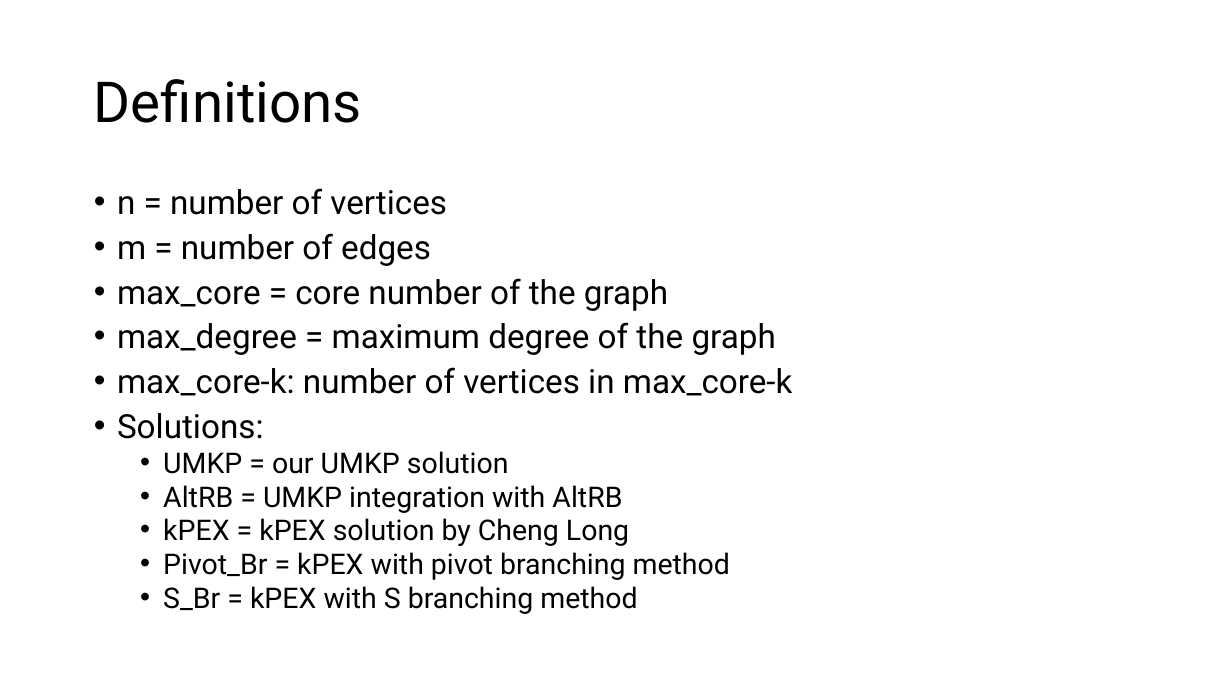
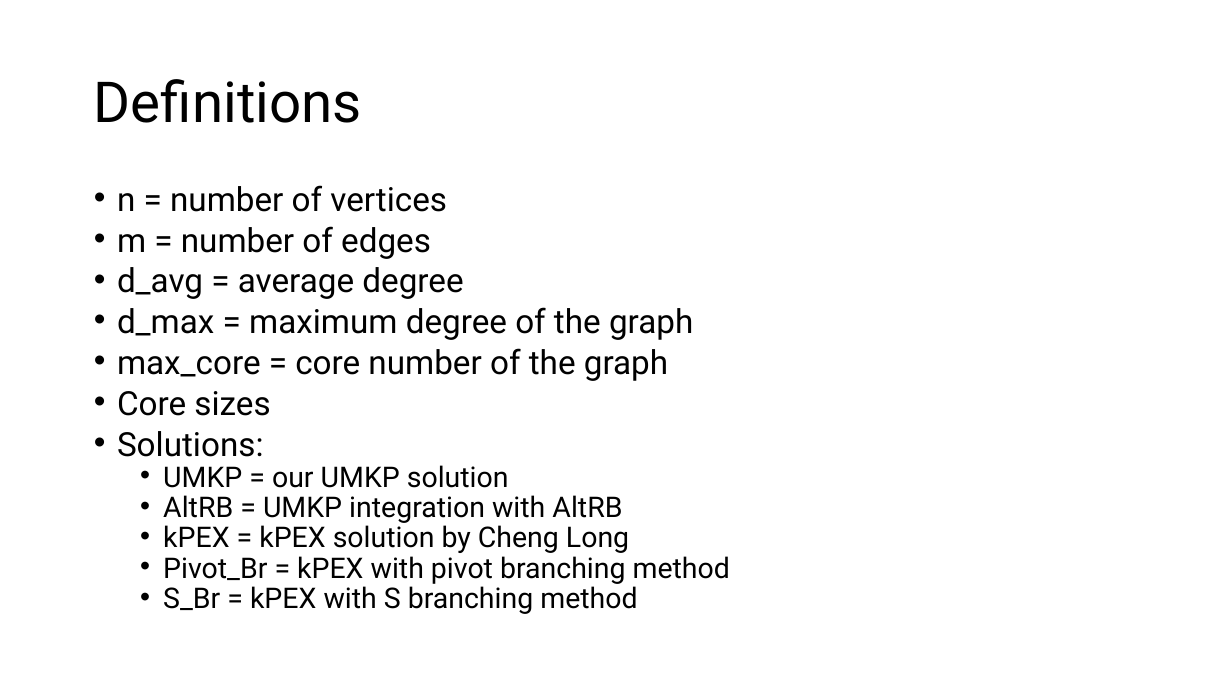
Before and after one commit to akhlaqueak/MaxKPlex, a slide deck: slide 9 of ML integration.pptx (slide 8 before the commit). Drawn at 1232x693 pixels with LibreOffice and Linux fonts; fonts in the diff are those of the drawing. Boxes give left, top, right and bottom in pixels: in the first picture for what was removed or moved away, otherwise in the second. Text is boxed around its words. In the diff, an @@ line names an element or a change of style, - is before the commit and + after.

```diff
--- a/ML integration.pptx
+++ b/ML integration.pptx
@@ text at [117,185,730,614]: line spacing 0.8 to 0.7 @@
@@ text at [117,267,693,340]: paragraphs added @@
+• d_avg = average degree
+• d_max = maximum degree of the graph
@@ text at [117,391,270,416]: text changed @@
-• max_degree = maximum degree of the graph
-• max_core-k: number of vertices in max_core-k
+• Core sizes
```
Also in this commit, not shown: 1 other slide changed, 5 slides added, 5 other files.
